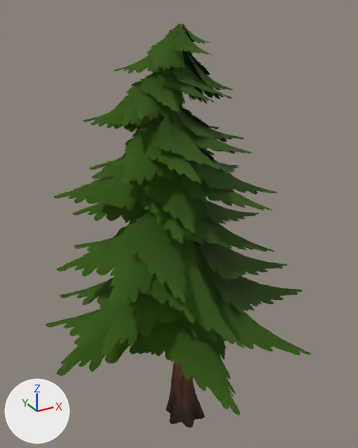
The glTF model assets/nature/Pine_5.gltf, before and after one commit.
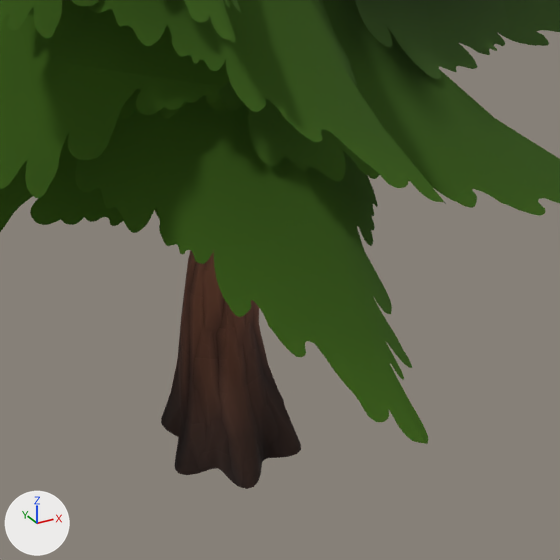
There are two pictures of each version: one whole from a 50 mm camera at (-4.55, -7.96, 8.75) aimed at (0.26, 0.77, 4.38), one close up on the part from 34% to 77% of the width and 65% to 100% of the height. The axes (+X, +Y, +Z) are drawn at lower left. The lights are the same throughout. The first two pictures are the older version.

The first close-up shows 'Pine_5'.
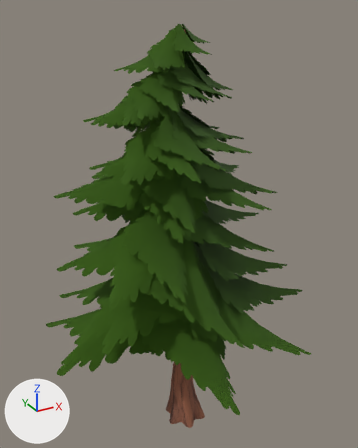
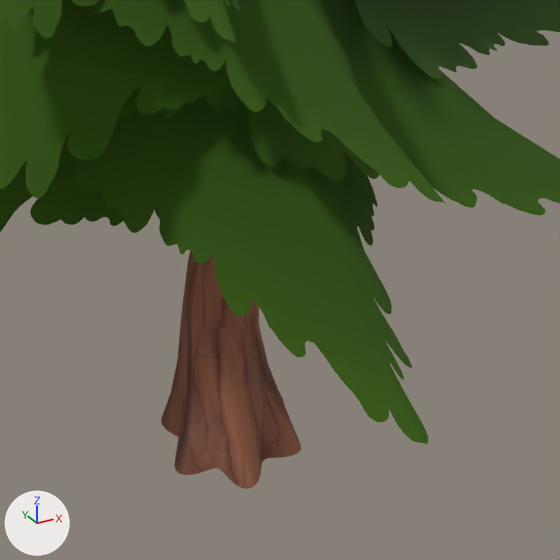
Where the newer file only moved an object's origin or applied its transform, the numbers keep the older frame.

Changed parts and their boxes [x1, y1, x2, y2] in the close-ups (560 x 560 px):
```json
{"object": "Pine_5", "change": "recoloured", "before": [161, 270, 301, 489], "after": [161, 270, 301, 489], "on screen": "lighter"}
```

The change, as JSON lines over the scene's bpy script:
```json
{"block": "mat_bark_normaltree", "change": "nodes: BsdfPrincipled, Math x3, Mix, NormalMap, OutputMaterial, TexImage x2, VertexColor"}
{"block": "mat_bark_normaltree", "change": "nodes: BsdfPrincipled, Math x2, NormalMap, OutputMaterial, TexImage x2"}
{"block": "mat_leaves_pine", "change": "nodes: BsdfPrincipled, Math x3, Mix, OutputMaterial, TexImage, VertexColor"}
{"block": "mat_leaves_pine", "change": "nodes: BsdfPrincipled, Math x2, OutputMaterial, TexImage"}
```
